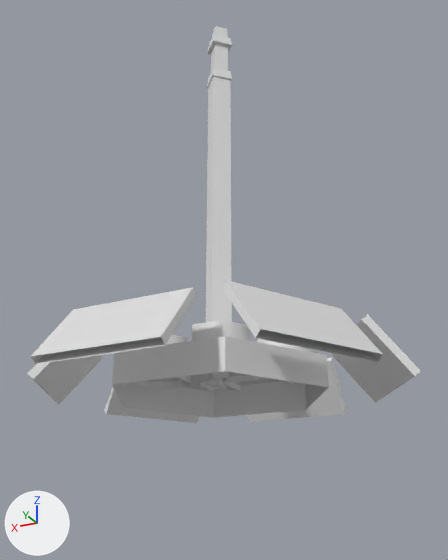
The Blender file 模型/Building/SolarPowerStation/solarPowerStation.blend as it was, and as the next commit left it.
Camera for both pictures: a camera (50 mm lens) standing at (-85.3, 166.8, -41.7) and looking at (0.5, -4.9, 35.5). Arrows for +X, +Y and +Z are at lower left; the lights stay in place.

The first picture shows 'Cube', 'TaiYangNengFaDianChang'.
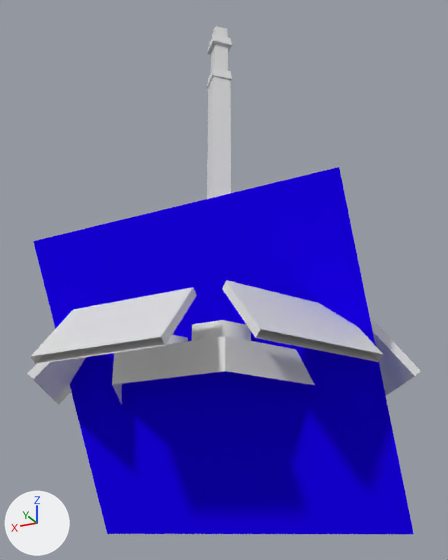
Location of each change, [x1, y1, x2, y2] in pixels of the pictures (448 x 560 px):
'平面', added (blue)
    after: [33, 167, 414, 534]
'Cube', deleted
    before: [214, 378, 223, 387]

The change, as a list of edits to the scene's bpy script:
```text
Add mat_材质_001:
    mat_材质_001 = principled_material('材质.001')
    mat_材质_001.base_color = (0.0119, 0.0, 1.0)  # blue #1c00ff
    mat_材质_001.roughness = 0.0
    mat_材质_001.specular_ior_level = 0.0
Add me_平面:
    me_平面.from_pydata([(-50.0, -50.0, 0.0), (50.0, -50.0, 0.0), (-50.0, 50.0, 0.0), (50.0, 50.0, 0.0)], [], [(0, 1, 3, 2)])
    me_平面.materials.append(mat_材质_001)  # blue #1c00ff
Remove ob_cube:
    ob_cube = bpy.data.objects.new('Cube', me_cube)
    ob_cube.location = (0.0, 0.0, 0.0)
Add ob_平面:
    ob_平面 = bpy.data.objects.new('平面', me_平面)
    ob_平面.location = (-0.4, 7.9, 0.5)
    ob_平面.rotation_euler = (1.047, 0.000943, 0.0137)  # degrees (60, 0.1, 0.8)
```
